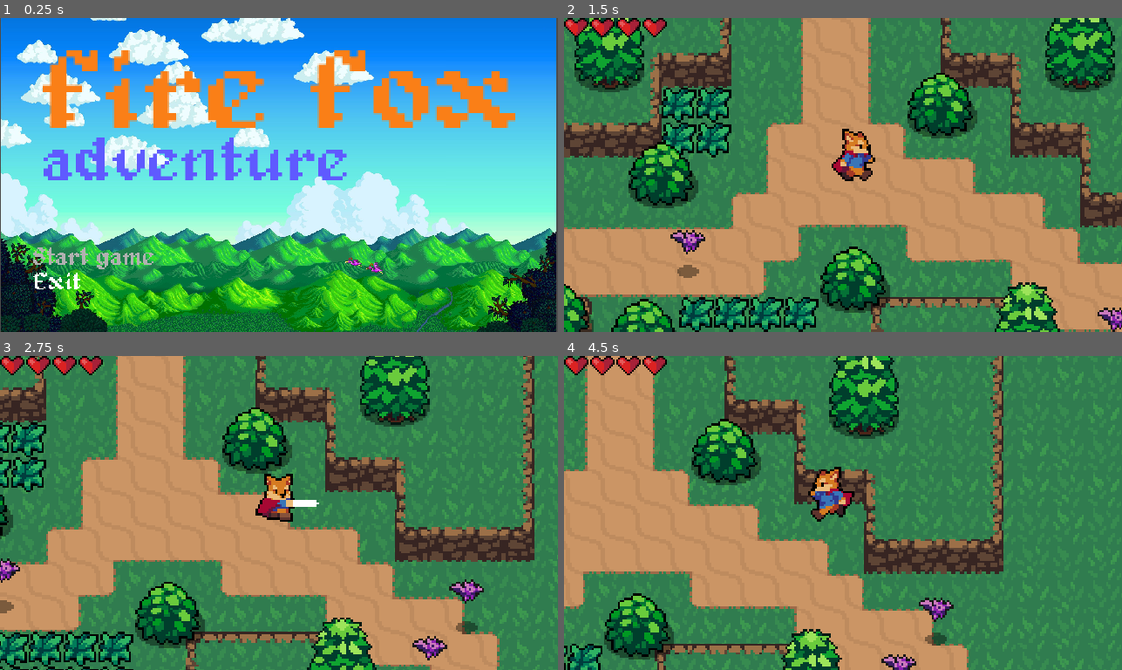
Above: before the commit, frames 1-4 (two rows, left to right).
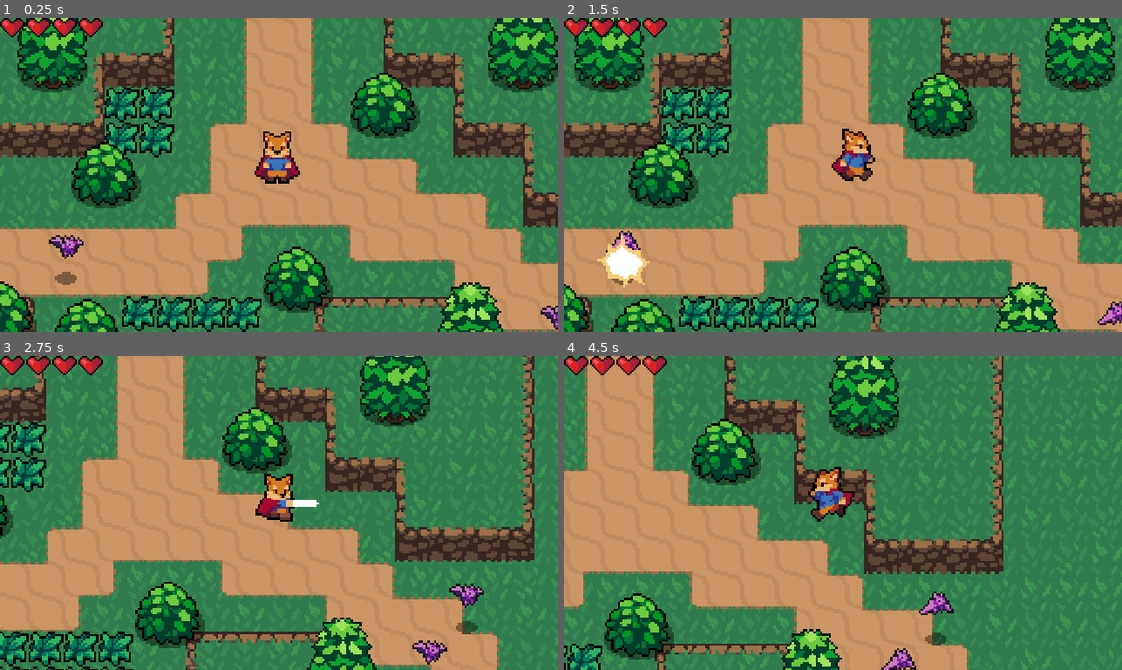
Above: after the commit, the same moments.

Repository: SlimeLord0905/godot_action_rpg
Game: Godot game, scene res://world.tscn
Same seed, same stepped clock (60 frames per second), same inputs: the game is played once before the commit and once after it. Before the commit the project starts from res://World/Title_screen.tscn.
Inputs (mouse positions are in pixels of both pictures, inside the frame that each line leads up to):
- Up to frame 1 (0.25 s): no input
- Up to frame 2 (1.5 s): click (658, 259) at 0.52 s; move the mouse to (965, 159) at 1.27 s; hold Right (ui_right) from 1.28 s (still down); click (965, 159) at 1.35 s
- Up to frame 3 (2.75 s): move the mouse to (167, 528) at 2.02 s; release Right (ui_right) at 2.03 s; hold Down (ui_down) from 2.03 s (still down); tap Space (attack) at 2.1 s; click (167, 528) at 2.3 s
- Up to frame 4 (4.5 s): move the mouse to (898, 443) at 2.77 s; release Down (ui_down) at 2.78 s; hold Right (ui_right) 2.78-3.53 s; tap X (roll) at 2.85 s; click (898, 443) at 3.05 s; move the mouse to (815, 575) at 3.52 s; hold Up (ui_up) 3.53-4.28 s; click (815, 575) at 3.6 s; move the mouse to (1010, 560) at 4.27 s; hold Left (ui_left) from 4.28 s (still down); click (1010, 560) at 4.35 s

The runs differ from the first frame. In frame 1, 98% of the frame differs, in the area x 0-100%, y 0-100%; in frame 2, 5.8%; in frame 3, 5.9%; in frame 4, 6.6%.

Commit message:
Fireball added

Diff:
--- a/Enemies/bat.tscn
+++ b/Enemies/bat.tscn
@@ -83,7 +83,7 @@
 
 [node name="CollisionShape2D" parent="player_detection" index="0"]
 modulate = Color( 1, 1, 1, 0.333333 )
-position = Vector2( 0.264862, -12.7136 )
+position = Vector2( -0.484299, -9.34241 )
 shape = SubResource( 9 )
 
 [node name="hitbox" parent="." instance=ExtResource( 7 )]
--- /dev/null
+++ b/Player/bouleTimer.gd
@@ -0,0 +1,16 @@
+extends Timer
+
+
+# Declare member variables here. Examples:
+# var a = 2
+# var b = "text"
+
+
+# Called when the node enters the scene tree for the first time.
+func _ready():
+	pass # Replace with function body.
+
+
+# Called every frame. 'delta' is the elapsed time since the previous frame.
+#func _process(delta):
+#	pass
--- a/Player/player.gd
+++ b/Player/player.gd
@@ -4,6 +4,8 @@
 export var ROLL_SPEED = 100
 export var ACCELERATION = 500
 export var FRICTION = 500
+
+export (PackedScene) var boule_de_feu: PackedScene= preload("res://hitbox_and_hurtbox/boule de feu.tscn")
 
 enum {
 	MOVE,
@@ -21,12 +23,13 @@
 onready var animation_state = animation_tree.get("parameters/playback")
 onready var swordhitbox = $itboxpivot/sword_hitbox
 onready var hurtbox = $hurtbox
+onready var BTimer = $BTimer
+
 
 func _ready():
-	stats.connect("no_health",self,"mourir")
+	stats.connect("no_health",self,"queue_free")
 	animation_tree.active = true
 	swordhitbox.knockback_vector = roll_vector
-
 
 func _physics_process(delta):
 
@@ -37,6 +40,8 @@
 			roll_state(delta)
 		ATTACK:
 			attack_state(delta)
+
+
 
 func move_state(delta):
 	var input_vector = Vector2.ZERO
@@ -64,6 +69,10 @@
 	if Input.is_action_just_pressed("roll"):
 		state = ROLL
 
+	if Input.is_action_just_pressed("boule_de_feu") and BTimer.is_stopped():
+
+		attaque_bouleDeFeu()
+
 func roll_state(delta):
 	velocity = roll_vector*ROLL_SPEED
 	animation_state.travel("roll")
@@ -83,13 +92,18 @@
 func attack_animation_finish():
 	state = MOVE
 
+func attaque_bouleDeFeu():
 
+	if boule_de_feu:
+		var boule = boule_de_feu.instance()
+		get_tree().current_scene.add_child(boule)
+		boule.global_position = self.global_position
+
+		var Brotation = self.global_position.direction_to(get_global_mouse_position()).angle()
+		boule.rotation = Brotation
+		BTimer.start()
 
 func _on_hurtbox_area_entered(area):
 	stats.health -= 1
 	hurtbox.start_invincibility(0.5)
 	hurtbox.create_hit_effect()
-func mourir():
-	get_tree().reload_current_scene()
-	stats.health = 4;
-	get_tree().change_scene("res://World/Game_over_screen.tscn")
--- a/Player/player.tscn
+++ b/Player/player.tscn
@@ -620,7 +620,7 @@
 position = Vector2( -0.214138, -9.01927 )
 texture = ExtResource( 2 )
 hframes = 60
-frame = 18
+frame = 36
 
 [node name="CollisionShape2D" type="CollisionShape2D" parent="."]
 position = Vector2( -0.205406, -0.0180387 )
@@ -674,6 +674,10 @@
 [node name="CollisionShape2D" parent="hurtbox" index="0"]
 position = Vector2( 0.140312, -3.92862 )
 shape = SubResource( 47 )
+
+[node name="BTimer" type="Timer" parent="."]
+wait_time = 10.0
+one_shot = true
 [connection signal="area_entered" from="hurtbox" to="." method="_on_hurtbox_area_entered"]
 
 [editable path="itboxpivot/sword_hitbox"]
--- a/UI/healthui.gd
+++ b/UI/healthui.gd
@@ -11,10 +11,6 @@
 	hearts = clamp(value,0,max_heart)
 	if heartui_full != null:
 		heartui_full.rect_size.x = hearts * 15
-	if hearts == 0:
-		hearts = 4
-
-
 
 func set_max_hearts(value):
 	max_heart = max(value, 1)
--- /dev/null
+++ b/hitbox_and_hurtbox/boule de feu.gd
@@ -0,0 +1,25 @@
+extends Area2D
+
+var knockback_vector = Vector2.ZERO
+
+export var damage = 1
+
+export (int) var speed: int = 100
+
+func _physics_process(delta):
+	var direction = Vector2.RIGHT.rotated(rotation)
+	global_position += speed * direction * delta
+
+func destroy():
+	queue_free()
+
+func _on_boule_de_feu_body_entered(body):
+	destroy()
+
+
+func _on_boule_de_feu_area_entered(area):
+	destroy()
+
+
+func _on_VisibilityNotifier2D_screen_exited():
+	queue_free()
--- /dev/null
+++ b/hitbox_and_hurtbox/boule de feu.tscn
@@ -0,0 +1,53 @@
+[gd_scene load_steps=9 format=2]
+
+[ext_resource path="res://hitbox_and_hurtbox/hitbox.tscn" type="PackedScene" id=1]
+[ext_resource path="res://Effects/fierBall.png" type="Texture" id=2]
+[ext_resource path="res://hitbox_and_hurtbox/boule de feu.gd" type="Script" id=3]
+
+[sub_resource type="CapsuleShape2D" id=1]
+height = 9.70432
+
+[sub_resource type="AtlasTexture" id=2]
+atlas = ExtResource( 2 )
+region = Rect2( 100, 0, 100, 100 )
+
+[sub_resource type="AtlasTexture" id=3]
+atlas = ExtResource( 2 )
+region = Rect2( 200, 0, 100, 100 )
+
+[sub_resource type="AtlasTexture" id=4]
+atlas = ExtResource( 2 )
+region = Rect2( 300, 0, 100, 100 )
+
+[sub_resource type="SpriteFrames" id=5]
+animations = [ {
+"frames": [ SubResource( 2 ), SubResource( 3 ), SubResource( 4 ) ],
+"loop": true,
+"name": "default",
+"speed": 5.0
+} ]
+
+[node name="boule de feu" instance=ExtResource( 1 )]
+collision_mask = 2147483656
+script = ExtResource( 3 )
+
+[node name="CollisionShape2D" parent="." index="0"]
+position = Vector2( -2.252, 3.203 )
+rotation = -1.5708
+scale = Vector2( 0.5, 0.5 )
+shape = SubResource( 1 )
+one_way_collision_margin = 0.0
+
+[node name="AnimatedSprite" type="AnimatedSprite" parent="." index="1"]
+scale = Vector2( 0.5, 0.5 )
+frames = SubResource( 5 )
+frame = 2
+playing = true
+flip_v = true
+
+[node name="VisibilityNotifier2D" type="VisibilityNotifier2D" parent="." index="2"]
+position = Vector2( -2.43408, 2.76932 )
+scale = Vector2( 0.89908, 0.66147 )
+[connection signal="area_entered" from="." to="." method="_on_boule_de_feu_area_entered"]
+[connection signal="body_entered" from="." to="." method="_on_boule_de_feu_body_entered"]
+[connection signal="screen_exited" from="VisibilityNotifier2D" to="." method="_on_VisibilityNotifier2D_screen_exited"]
--- a/project.godot
+++ b/project.godot
@@ -16,7 +16,7 @@
 [application]
 
 config/name="actionrpg"
-run/main_scene="res://World/Title_screen.tscn"
+run/main_scene="res://world.tscn"
 
 [autoload]
 
@@ -94,6 +94,11 @@
 "events": [ Object(InputEventKey,"resource_local_to_scene":false,"resource_name":"","device":0,"alt":false,"shift":false,"control":false,"meta":false,"command":false,"pressed":false,"scancode":88,"unicode":0,"echo":false,"script":null)
  ]
 }
+boule_de_feu={
+"deadzone": 0.5,
+"events": [ Object(InputEventMouseButton,"resource_local_to_scene":false,"resource_name":"","device":0,"alt":false,"shift":false,"control":false,"meta":false,"command":false,"button_mask":0,"position":Vector2( 0, 0 ),"global_position":Vector2( 0, 0 ),"factor":1.0,"button_index":1,"pressed":false,"doubleclick":false,"script":null)
+ ]
+}
 
 [layer_names]
 
--- a/world.tscn
+++ b/world.tscn
@@ -505,7 +505,7 @@
 [node name="world" type="Node2D"]
 
 [node name="background" type="Sprite" parent="."]
-position = Vector2( 158, 91.4998 )
+position = Vector2( -2.62994, 7.64193 )
 scale = Vector2( 1.0125, 1.02778 )
 texture = ExtResource( 3 )
 region_enabled = true
@@ -515,7 +515,7 @@
 tile_set = SubResource( 1 )
 cell_size = Vector2( 16, 16 )
 format = 1
-tile_data = PoolIntArray( -917509, 0, 4, -917508, 0, 196609, …(2120 unchanged characters)… , 0, 9, 262138, 0, 1, 262139, 0, 2, 196609, 0, 0, 196610, 0, 2, 196617, 0, 0, 196618, 0, 131078, 196619, 0, 131077, 196620, 0, 2, 327673, 0, 131072, 327674, 0, 131073, 327675, 0, 9, 327676, 0, 1, 327677, 0, 2, 262145, 0, 65536, 262146, 0, 65538, 262153, 0, 65536, 262154, 0, 65537, 262155, 0, 65537, 262156, 0, 131077, 262157, 0, 1, 262158, 0, 2, 393211, 0, 131072, 393212, 0, 131073, 393213, 0, 9, 393214, 0, 1, 393215, 0, 1, 327680, 0, 1, 327681, 0, 131078, 327682, 0, 65538, 327688, 0, 0, 327689, 0, 65545, 327690 …(715 unchanged characters)…
+tile_data = PoolIntArray( -917509, 0, 4, -917508, 0, 196609, …(2120 unchanged characters)… , 0, 9, 262138, 0, 1, 262139, 0, 2, 196617, 0, 0, 196618, 0, 131078, 196619, 0, 131077, 196620, 0, 2, 327673, 0, 131072, 327674, 0, 131073, 327675, 0, 9, 327676, 0, 1, 327677, 0, 2, 262153, 0, 65536, 262154, 0, 65537, 262155, 0, 65537, 262156, 0, 131077, 262157, 0, 1, 262158, 0, 2, 393211, 0, 131072, 393212, 0, 131073, 393213, 0, 9, 393214, 0, 1, 393215, 0, 1, 327680, 0, 1, 327681, 0, 1, 327682, 0, 2, 327688, 0, 0, 327689, 0, 65545, 327690 …(715 unchanged characters)…
 
 [node name="dirtwall" type="TileMap" parent="."]
 tile_set = SubResource( 51 )
@@ -613,7 +613,7 @@
 position = Vector2( 128, 64 )
 
 [node name="grass15" parent="YSort/grass" instance=ExtResource( 7 )]
-position = Vector2( 120.143, 144.138 )
+position = Vector2( 119.973, 143.73 )
 
 [node name="grass4" parent="YSort/grass" instance=ExtResource( 7 )]
 position = Vector2( 136, 144 )
@@ -658,7 +658,7 @@
 position = Vector2( -71.2396, 34.0024 )
 
 [node name="bat" parent="YSort" instance=ExtResource( 8 )]
-position = Vector2( 108.228, 116.318 )
+position = Vector2( 78.4007, 119.414 )
 
 [node name="bat2" parent="YSort" instance=ExtResource( 8 )]
 position = Vector2( 304, 152 )
Binary file added: Effects/fierBall.png
Not shown, added: Effects/fierBall.png.import
